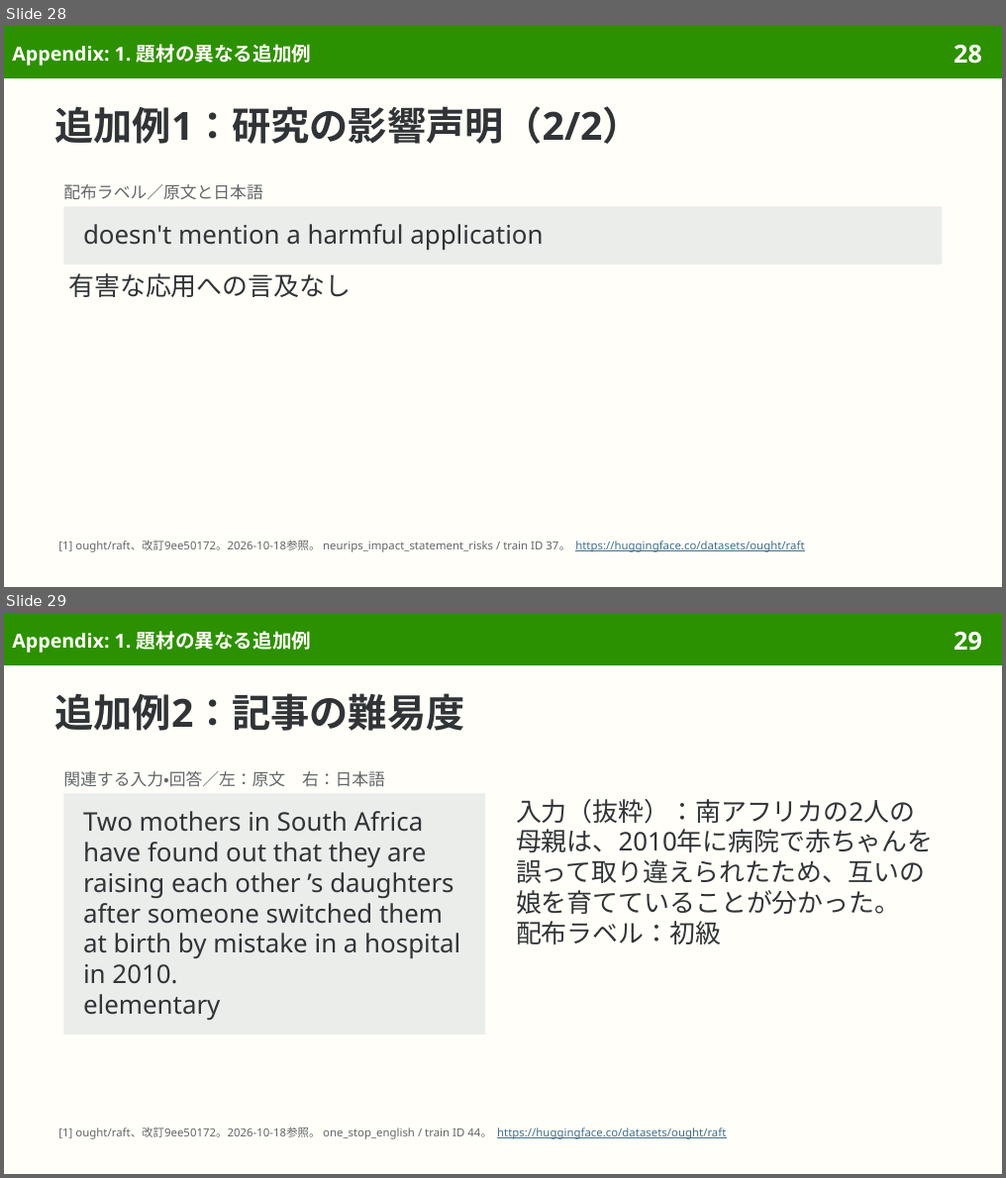
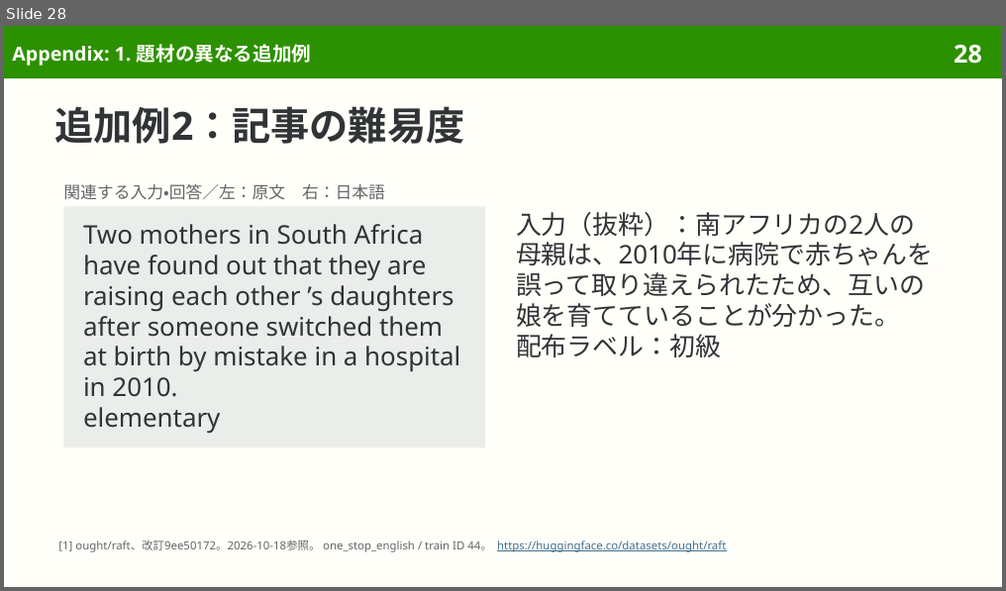
Before and after one commit to sasakiy84/datasets-in-10-minutes, a slide deck: slides/datasets-in-10-minutes-raft.pptx. Shown one above the other, each under a label of ours: slides 28 and 29 before the commit, slide 28 after it. The pictures are 1006x1178 and 1006x591 pixels, drawn with LibreOffice and Linux fonts; fonts in the diff are those of the drawing. Boxes give left, top, right and bottom in pixels: in the first picture for what was removed or moved away, otherwise in the second. Text is boxed around its words. In the diff, an @@ line names an element or a change of style, - is before the commit and + after.

Commit message:
Reflow raft examples with complete originals first

```diff
--- a/slides/datasets-in-10-minutes-raft.pptx
+++ b/slides/datasets-in-10-minutes-raft.pptx
@@ slide 28 removed at (x1=4, y1=26, x2=1002, y2=587), background #FFFEF8; not listed: 2 template elements that a slide beside it also shows @@
@@ title removed at (x1=12, y1=44, x2=312, y2=66) @@
-Appendix: 1. 題材の異なる追加例
@@ title removed at (x1=55, y1=106, x2=642, y2=144) @@
-追加例1：研究の影響声明（2/2）
@@ text removed at (x1=63, y1=184, x2=262, y2=200) @@
-配布ラベル／原文と日本語
@@ rectangle removed at (x1=63, y1=206, x2=943, y2=265) @@
-doesn't mention a harmful application
@@ text removed at (x1=68, y1=274, x2=350, y2=297) @@
-有害な応用への言及なし
@@ text removed at (x1=58, y1=540, x2=804, y2=553) @@
-[1] ought/raft、改訂9ee50172。2026-10-18参照。 neurips_impact_statement_risks / train ID 37。 https://huggingface.co/datasets/ought/raft
@@ what was slide 29 is now slide 28 @@
@@ page number at (x1=953, y1=44, x2=982, y2=64): text changed @@
-29
+28
```
Also in this commit, not shown: 3 slides changed, 1 other slide removed, 9 other files.
